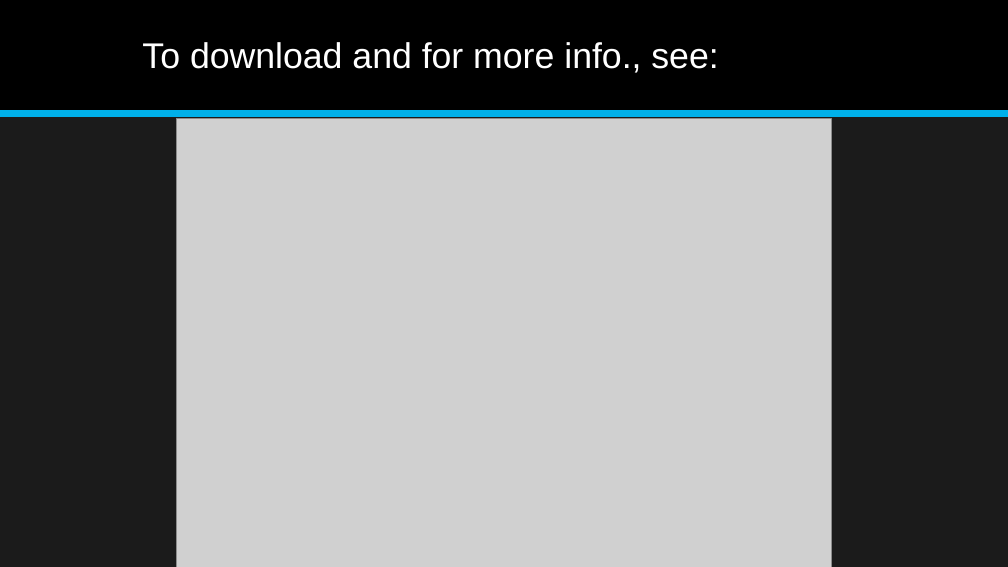
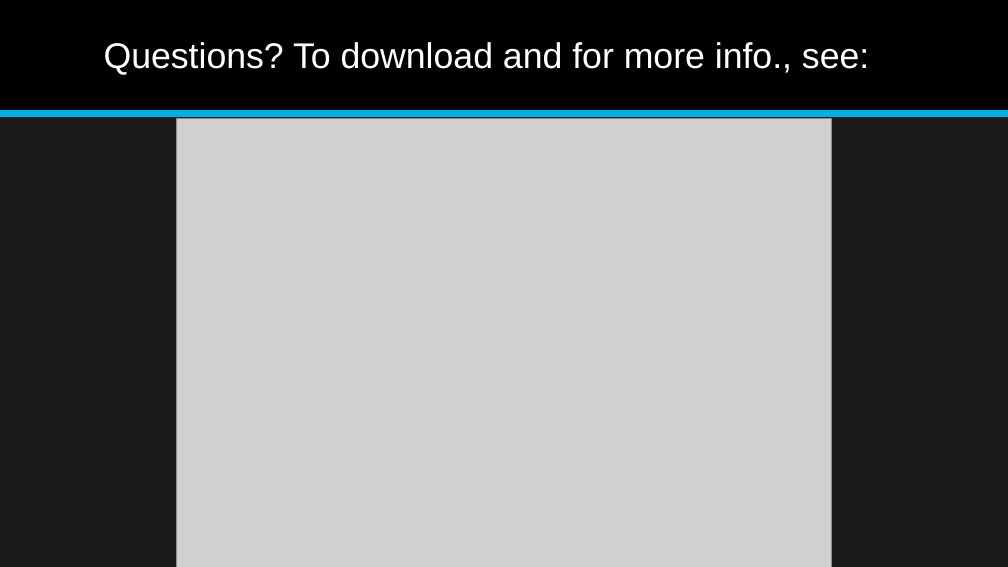
Before and after one commit to jonathan-r-jones/Composable-Batch-Files, a slide deck: slide 23 of Composable Batch File Helper.pptx (slide 22 before the commit). Drawn at 1008x567 pixels with LibreOffice and Linux fonts; fonts in the diff are those of the drawing; grey boxes stand for pictures. Boxes give left, top, right and bottom in pixels: in the first picture for what was removed or moved away, otherwise in the second. Text is boxed around its words. In the diff, an @@ line names an element or a change of style, - is before the commit and + after.

```diff
--- a/Composable Batch File Helper.pptx
+++ b/Composable Batch File Helper.pptx
@@ title at (104, 42, 869, 75): text changed @@
-To download and for more info., see:
+Questions? To download and for more info., see:
```
Also in this commit, not shown: 5 other slides changed, 2 slides added, 1 slide removed, 2 other files.
